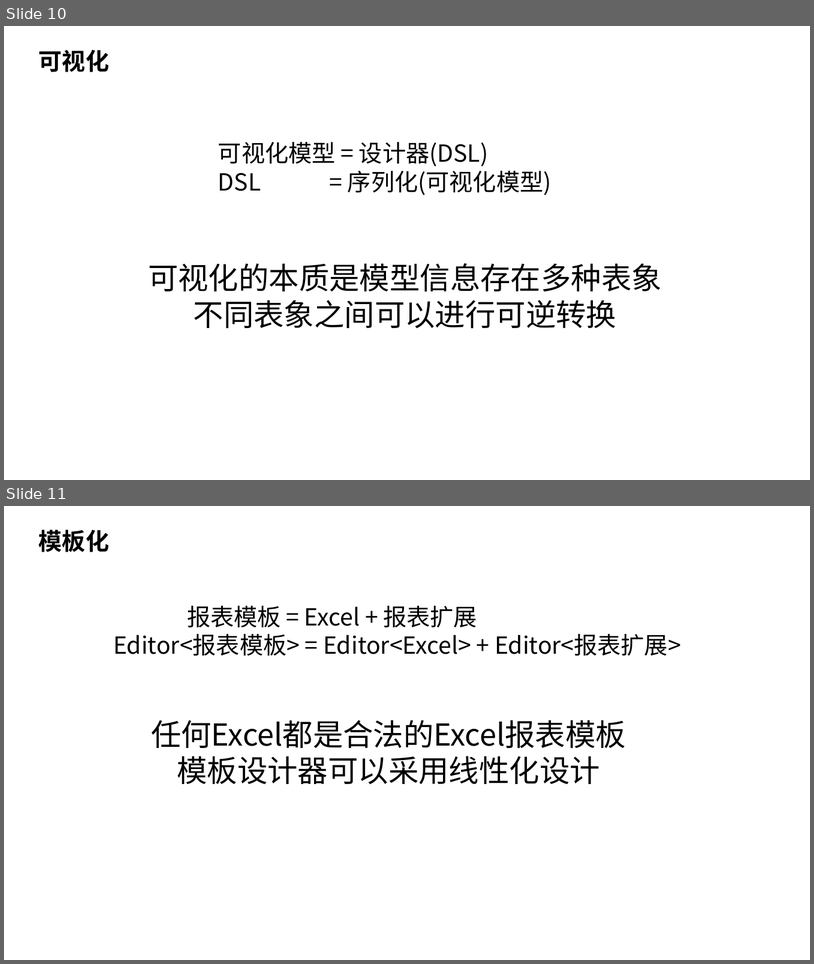
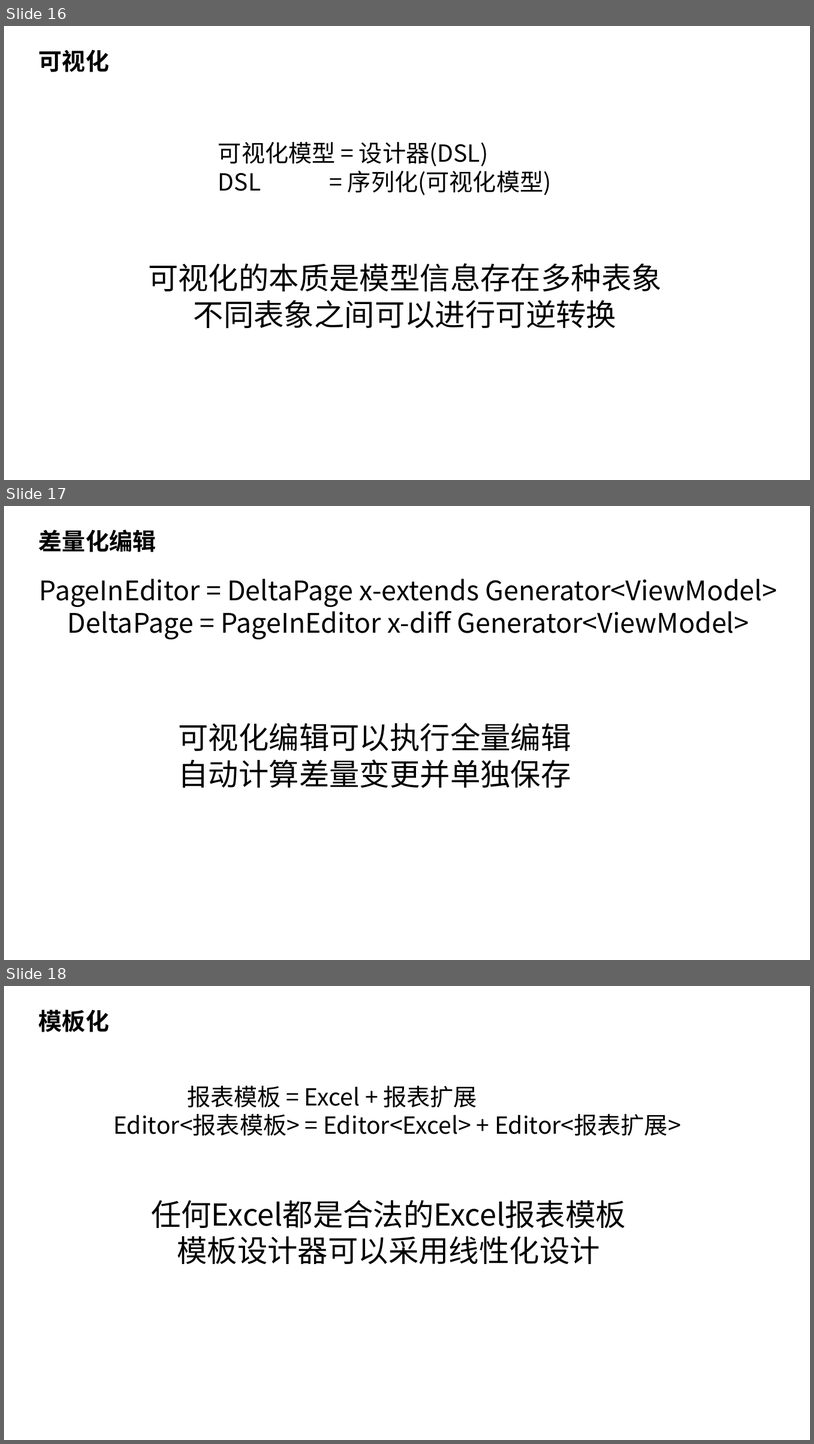
Before and after one commit to nop-platform/nop-entropy-docs, a slide deck: src/ppt/theory-of-reversible-computation.pptx. Shown one above the other, each under a label of ours: slides 10 and 11 before the commit, slides 16, 17 and 18 after it. The pictures are 814x964 and 814x1444 pixels, drawn with LibreOffice and Linux fonts; fonts in the diff are those of the drawing. Boxes give left, top, right and bottom in pixels: in the first picture for what was removed or moved away, otherwise in the second. Text is boxed around its words. In the diff, an @@ line names an element or a change of style, - is before the commit and + after.

```diff
--- a/src/ppt/theory-of-reversible-computation.pptx
+++ b/src/ppt/theory-of-reversible-computation.pptx
@@ slide 17 added at bbox=[4, 506, 810, 960], background #FFFFFF @@
@@ text added at bbox=[39, 529, 156, 552], 28 pt, text #000000, bold @@
+差量化编辑
@@ text added at bbox=[39, 579, 777, 640], 32 pt, text #000000 @@
+PageInEditor = DeltaPage x-extends Generator<ViewModel>
+DeltaPage = PageInEditor x-diff Generator<ViewModel>
@@ text added at bbox=[178, 723, 571, 788], 36 pt, text #000000 @@
+可视化编辑可以执行全量编辑
+自动计算差量变更并单独保存
@@ what was slide 10 is now slide 16 @@
@@ what was slide 11 is now slide 18 @@
```
Also in this commit, not shown: 2 slides changed, 12 other slides added, 1 other file.
